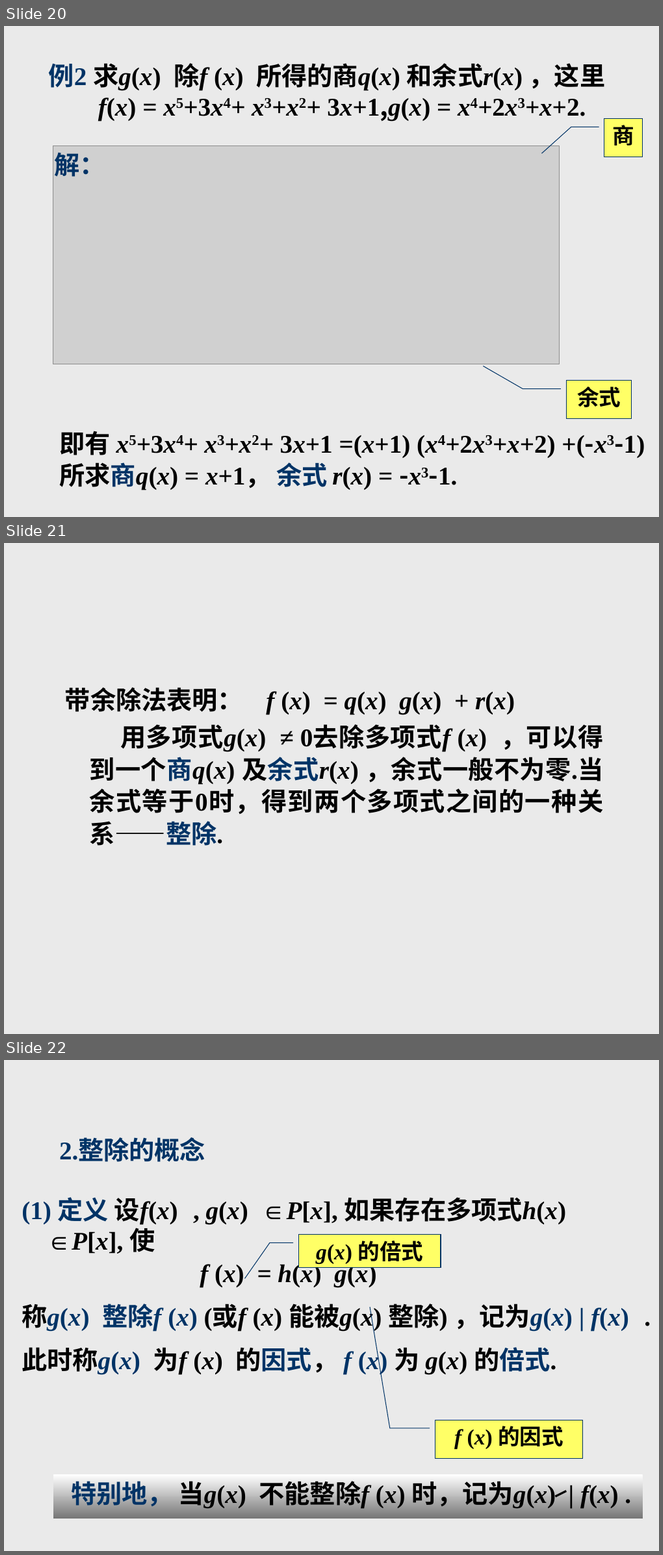
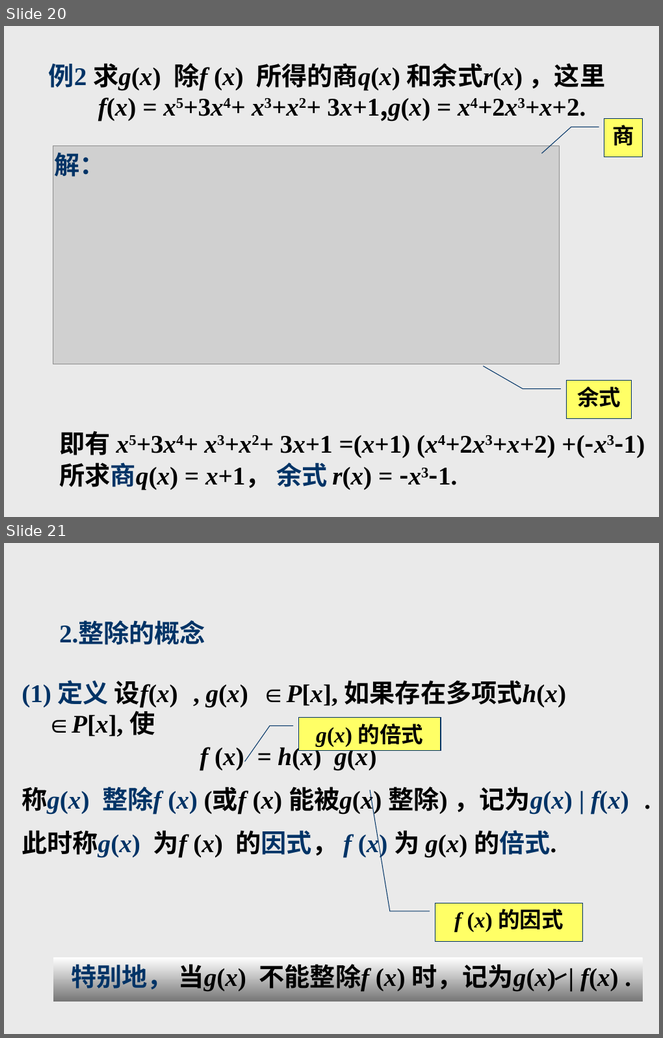
Before and after one commit to zhangbiaomath/zhangbiaomath.github.io, a slide deck: teaching/高等代数/课件/第1章-多项式.pptx. Shown one above the other, each under a label of ours: slides 20, 21 and 22 before the commit, slides 20 and 21 after it. The pictures are 663x1555 and 663x1038 pixels, drawn with LibreOffice and Linux fonts; fonts in the diff are those of the drawing; grey boxes stand for pictures; background and template pictures are left out. Boxes give left, top, right and bottom in pixels: in the first picture for what was removed or moved away, otherwise in the second. Text is boxed around its words. In the diff, an @@ line names an element or a change of style, - is before the commit and + after.

Commit message:
dd

```diff
--- a/teaching/高等代数/课件/第1章-多项式.pptx
+++ b/teaching/高等代数/课件/第1章-多项式.pptx
@@ slide 21 removed at <box>4,543,659,1034</box>, background #EAEAEA @@
@@ text removed at <box>65,687,604,846</box> @@
-带余除法表明： f (x) = q(x) g(x) + r(x)
-用多项式g(x) ≠ 0去除多项式f (x) ，可以得到一个商q(x) 及余式r(x) ，余式一般不为零.当余式等于0时，得到两个多项式之间的一种关系——整除.
@@ what was slide 22 is now slide 21 @@
```
